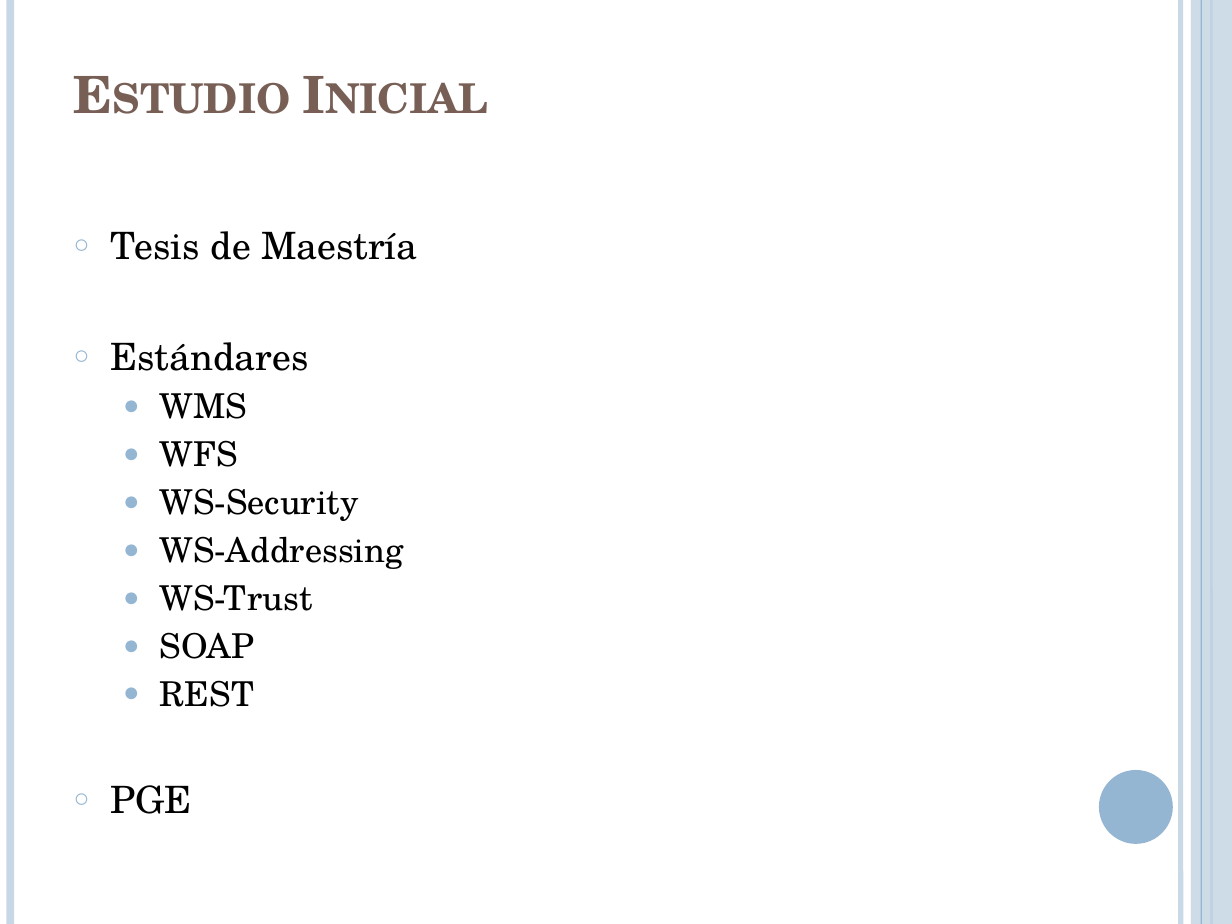
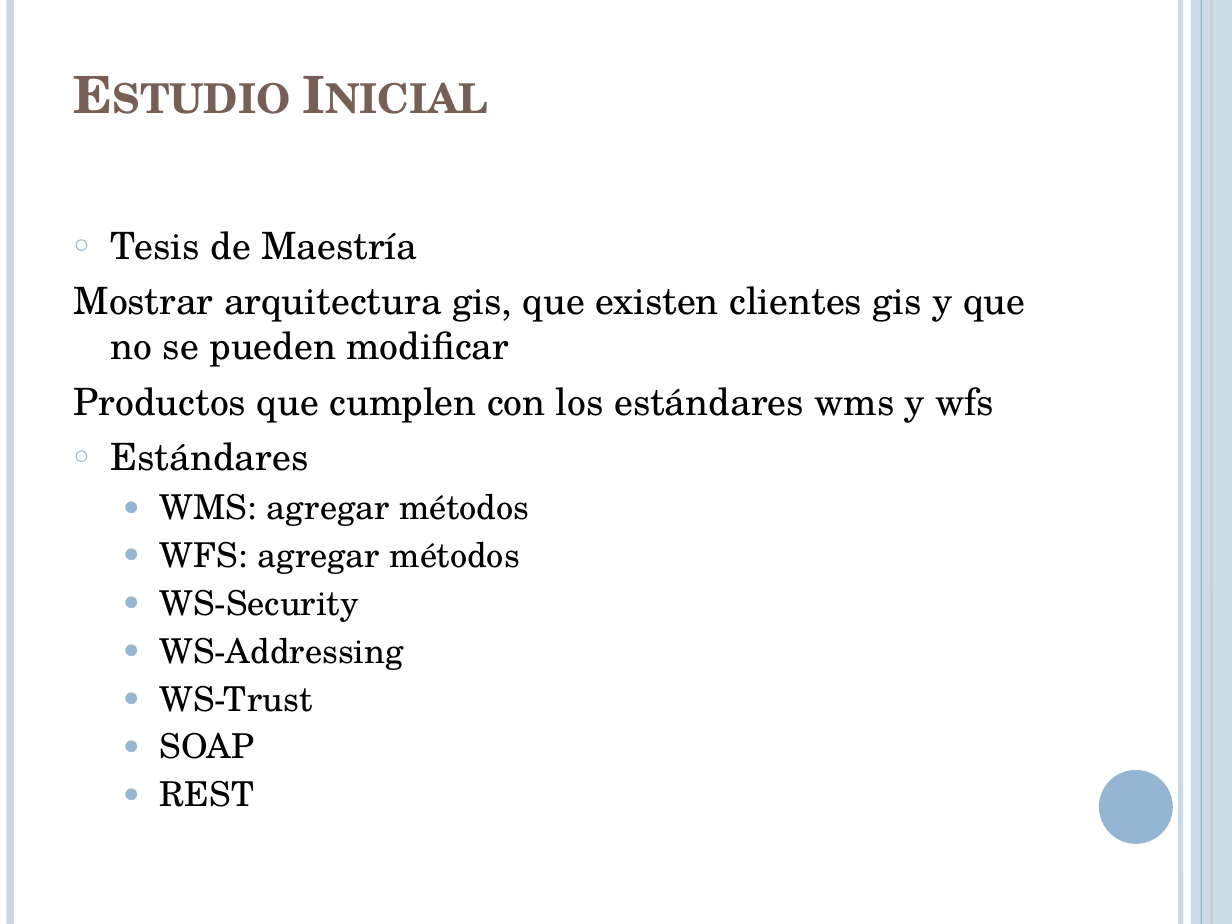
Before and after one commit to lcpaso1/integracion-gis-pge, a slide deck: slide 9 of Presentacion.pptx. Drawn at 1232x924 pixels with LibreOffice and Linux fonts; fonts in the diff are those of the drawing. Boxes give left, top, right and bottom in pixels: in the first picture for what was removed or moved away, otherwise in the second. Text is boxed around its words. In the diff, an @@ line names an element or a change of style, - is before the commit and + after.

```diff
--- a/Presentacion.pptx
+++ b/Presentacion.pptx
@@ text at box(74, 286, 1025, 423): paragraphs added @@
+Mostrar arquitectura gis, que existen clientes gis y que no se pueden modificar
+Productos que cumplen con los estándares wms y wfs
@@ text at box(160, 493, 529, 574): text changed @@
-  ● WMS
-  ● WFS
+  ● WMS: agregar métodos
+  ● WFS: agregar métodos
@@ text at box(111, 785, 192, 814): paragraph removed @@
-○ PGE
```
Also in this commit, not shown: 2 other slides changed, 1 slide added, 2 other files.
